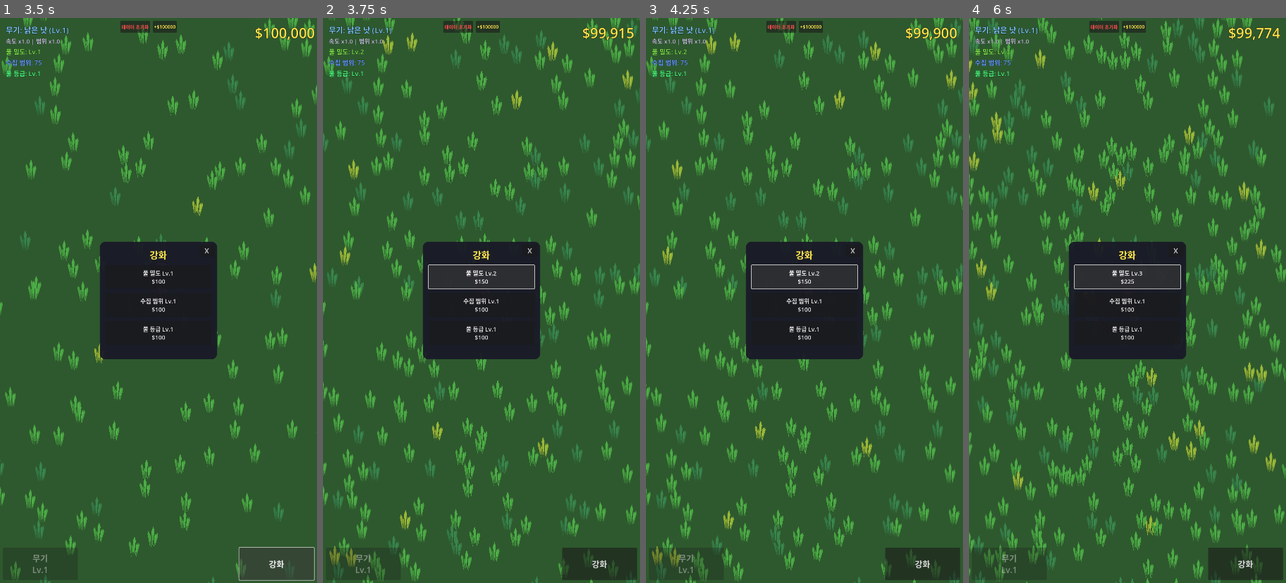
Above: before the commit, frames 1-4 (left to right).
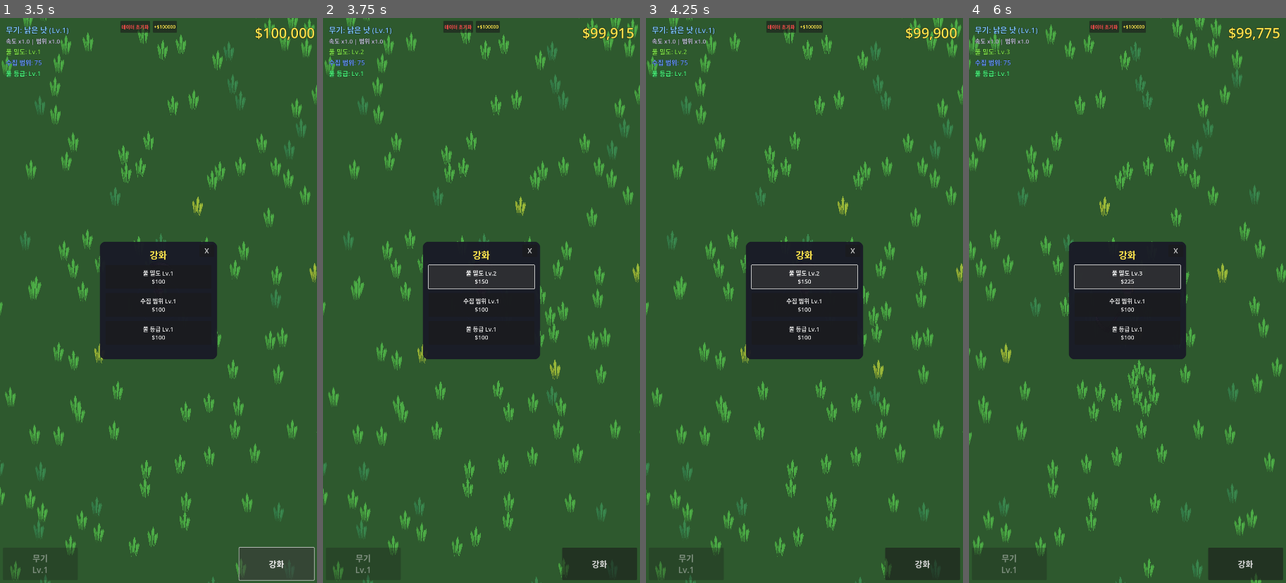
Above: after the commit, the same moments.

Repository: yellyB/game-kill_grass
Game: Godot game, scene res://scenes/ui/main_menu.tscn
The game is run twice, just before and just after one commit, with the same random seed, the same clock (stepped at 60 frames per second) and the same inputs.
Inputs (mouse positions are in pixels of both pictures, inside the frame that each line leads up to):
- Up to frame 1 (3.5 s): click "PLAY" at 0.5 s; click "데이터 초기화" at 1.25 s; click "+$100000" at 2 s; click "강화" at 2.75 s
- Up to frame 2 (3.75 s): click "풀 밀도 Lv.1 $100" at 3.5 s
- Up to frame 3 (4.25 s): no input
- Up to frame 4 (6 s): move the mouse to (1197, 272) at 4.27 s; hold D (move_right) 4.28-5 s; click (1197, 272) at 4.42 s; drag from (1064, 328) to (975, 46) at 5.02 s; click "풀 밀도 Lv.2 $150" at 5.75 s

Frame 1 is identical in both runs. In frame 2, 8.2% of the frame differs, in the area x 0-100%, y 0-100%; in frame 3, 8.2%; in frame 4, 13%.
Error in both runs: Invalid assignment of property or key 'upgrade_drop_rate' with value of type 'int' on a base object of type 'Node (game_manager.gd)'. (res://autoload/save_mana…

Commit message:
Optimize grass density upgrade - reload only current chunk
Instead of reloading all chunks at once (which caused freezing),
only reload the player's current chunk for immediate feedback.
Other chunks will update naturally as the player moves around.

Co-Authored-By: Claude Opus 4.5 <noreply@anthropic.com>

Diff:
--- a/scripts/grass_spawner.gd
+++ b/scripts/grass_spawner.gd
@@ -21,8 +21,10 @@
 
 func _on_upgrade_purchased(upgrade_type: String, _level: int) -> void:
 	if upgrade_type == "grass_density":
-		# Reload all chunks with new density
-		reload_all_chunks()
+		# Mark density as changed - chunks will update gradually as player moves
+		current_density_level = GameManager.get_grass_density_level()
+		# Only reload the player's current chunk for immediate feedback
+		reload_current_chunk()
 
 func _process(_delta: float) -> void:
 	if player:
@@ -122,17 +124,18 @@
 
 	return Vector2.INF
 
-func reload_all_chunks() -> void:
-	# Unload all chunks
-	var all_coords = loaded_chunks.keys().duplicate()
-	for chunk_coord in all_coords:
-		unload_chunk(chunk_coord)
+func reload_current_chunk() -> void:
+	if not player:
+		return
 
-	# Update density level
-	current_density_level = GameManager.get_grass_density_level()
+	# Only reload the chunk the player is currently in
+	var relative_player_pos = player.global_position - global_position
+	var player_chunk = get_chunk_coord(relative_player_pos)
 
-	# Reload chunks around player
-	update_chunks()
+	# Unload and reload just this chunk
+	if loaded_chunks.has(player_chunk):
+		unload_chunk(player_chunk)
+		load_chunk(player_chunk)
 
 func spawn_grass_at(pos: Vector2, _rng: RandomNumberGenerator) -> Node:
 	if not grass_scene:
